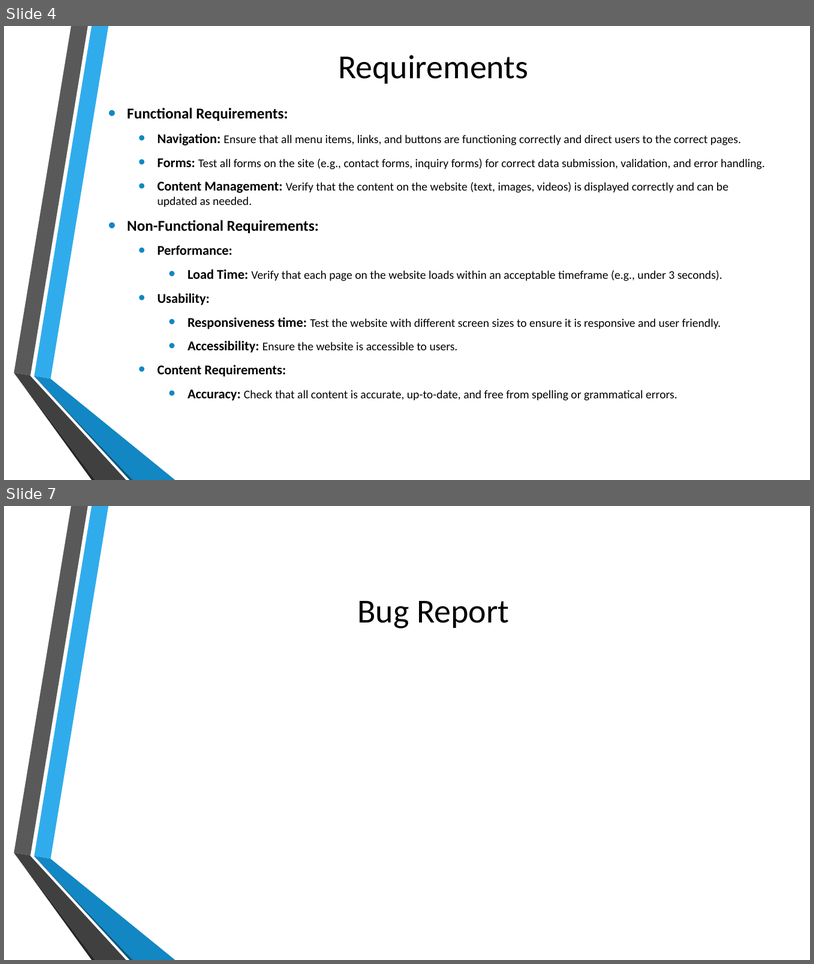
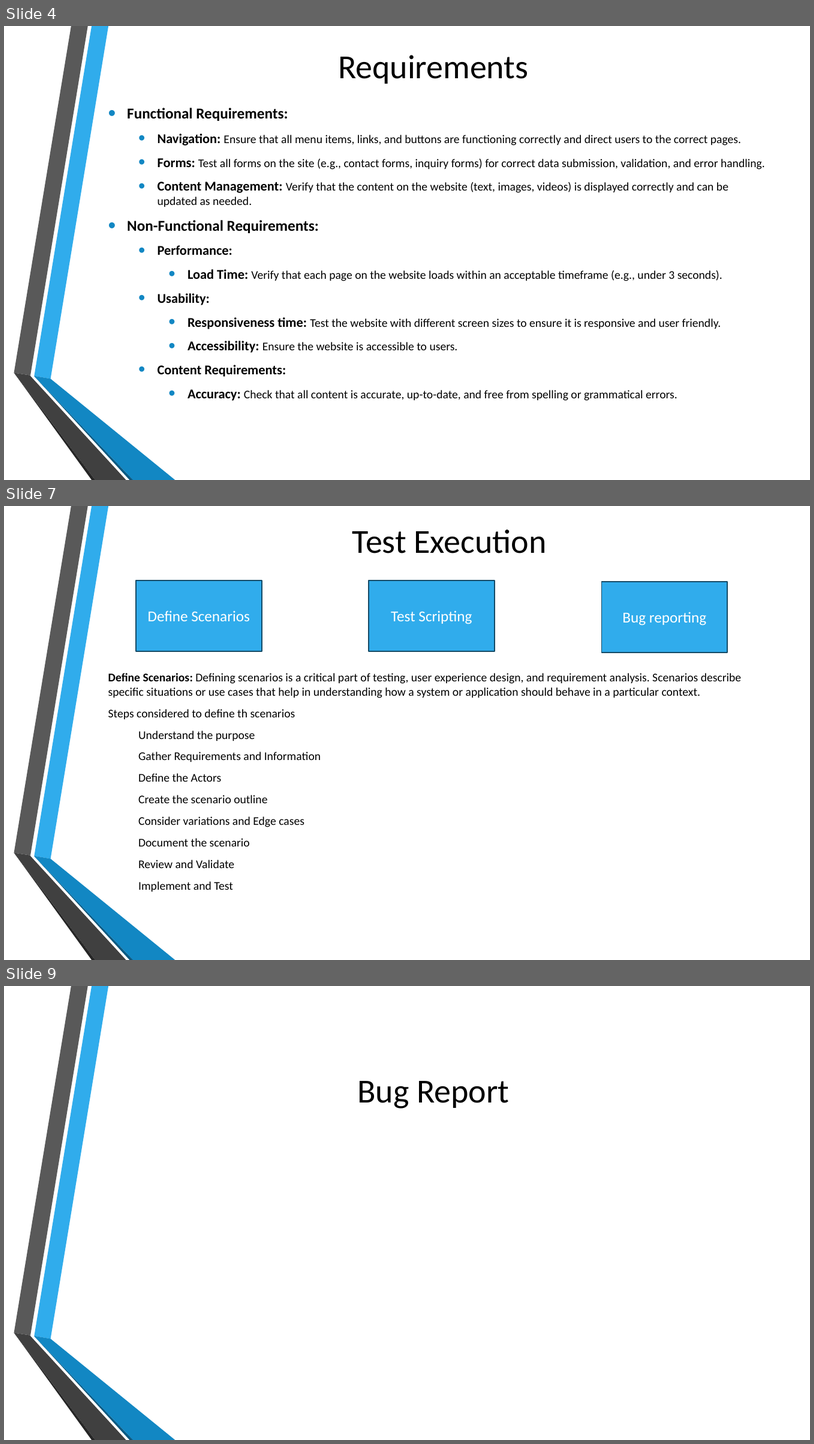
Before and after one commit to rohinitornal/riskpoint, a slide deck: SW Test Demo.pptx. Shown one above the other, each under a label of ours: slides 4 and 7 before the commit, slides 4, 7 and 9 after it; the slides between them are not shown. The pictures are 814x964 and 814x1444 pixels, drawn with LibreOffice and Linux fonts; fonts in the diff are those of the drawing; background and template pictures are left out. Boxes give left, top, right and bottom in pixels: in the first picture for what was removed or moved away, otherwise in the second. Text is boxed around its words. In the diff, an @@ line names an element or a change of style, - is before the commit and + after.

```diff
--- a/SW Test Demo.pptx
+++ b/SW Test Demo.pptx
@@ slide 7 added at (4,506,810,960), background picture (left out); not listed: 6 template elements that a slide beside it also shows @@
@@ title added at (353,529,547,553), 40 pt, text #000000 @@
+Test Execution
@@ rectangle added at (136,580,262,651), fill #30ACEC, outline #154B67 1.25 pt, 18 pt, text #FFFFFF @@
+Define Scenarios
@@ rectangle added at (369,580,495,651), fill #30ACEC, outline #154B67 1.25 pt, 18 pt, text #FFFFFF @@
+Test Scripting
@@ rectangle added at (602,582,728,652), fill #30ACEC, outline #154B67 1.25 pt, 18 pt, text #FFFFFF @@
+Bug reporting
@@ text added at (108,673,741,891), 14 pt, text #000000 @@
+Define Scenarios: Defining scenarios is a critical part of testing, user experience design, and requirement analysis. Scenarios describe specific situations or use cases that help in understanding how a system or application should behave in a particular context.
+Steps considered to define th scenarios
+Understand the purpose
+Gather Requirements and Information
+Define the Actors
+Create the scenario outline
+Consider variations and Edge cases
+Document the scenario
+Review and Validate
+Implement and Test
@@ what was slide 7 is now slide 9 @@
```
Also in this commit, not shown: 3 slides changed, 1 other slide added, 1 other file.
